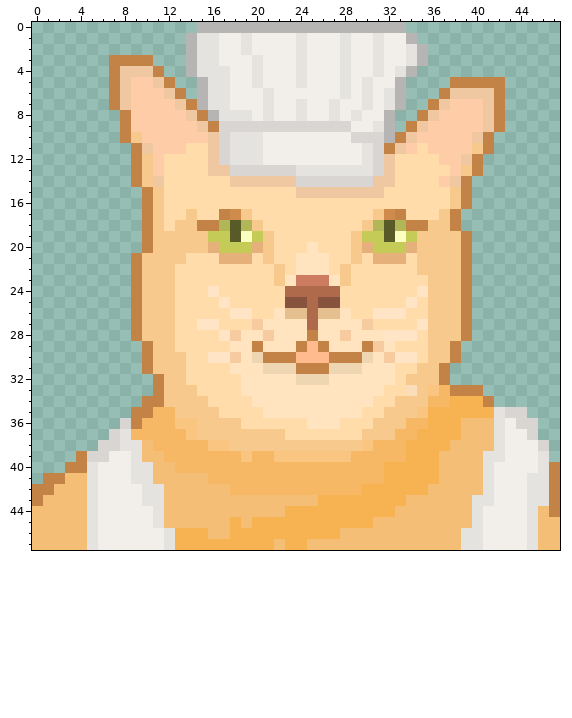
Pixel-art sprite, stored at sprites/spr_ferris_happy/layers/35377cc8-8680-45b4-b1e0-547c84c8848e/fb1734b0-f624-4bc3-8aae-1ef3c86e4f38.png. Above, as it was before the edit.
The file is 48x48 pixels. Colours within 5 levels of each other are drawn and written as one.
The same view after the edit:
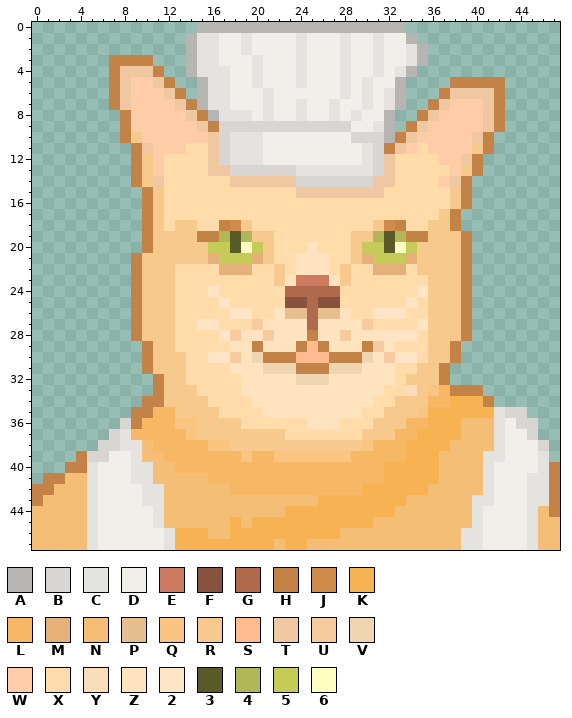
Palette (. is transparent): A #b7b5b3  B #d8d5d2  C #e5e3e0  D #f2eeea  E #ce7c61  F #87533f  G #af694b  H #c48346  J #ce8b4c  K #f7b352  L #f7b865  M #e5b079  N #f4be77  P #e5bf8e  Q #f9c581  R #f7c98c  S #ffbb8e  T #efc8a2  U #f7cba0  V #efd6b3  W #ffcca8  X #ffdcaa  Y #fbddba  Z #ffe4bf  2 #ffe5c5  3 #585b27  4 #b1b756  5 #c4cc57  6 #faffbf
From old to new:
Colour 5 becomes colour 3 in row 20 at x 18 and 32.
Colour 5 becomes colour 4 in row 19 at x 17 and 31.
Colour 6 becomes colour 4 in row 19 at x 19 and 33.
Colour M becomes colour 5 in row 20 at x 16, 20, 30 and 34; in row 21 at x 17 to 19 and 31 to 33.
Colour 5 becomes colour 6 in row 20 at x 19 and 33.
Colour 4 becomes colour H in row 18 at x 17 and 33.
Colour 5 becomes colour H in row 19 at x 16 and 34.
Colour R becomes colour H in row 19 at x 15 and 35.
Colour 3 becomes colour J in row 18 at x 18 and 32.
Colour X becomes colour M in row 21 at x 16, 20, 30 and 34; in row 22 at x 17 to 19 and 31 to 33.
Colour 4 becomes colour R in row 18 at x 19 and 31.
Colour 5 becomes colour R in row 19 at x 20 and 30.
Colour X becomes colour R in row 21 at x 14 to 15.
Colour H becomes colour X in row 17 at x 17 and 33; in row 18 at x 15 to 16 and 34 to 35.
Colour J becomes colour X in row 17 at x 18 and 32.
Colour R becomes colour X in row 17 at x 14, 19 and 31; in row 18 at x 20 and 30.
